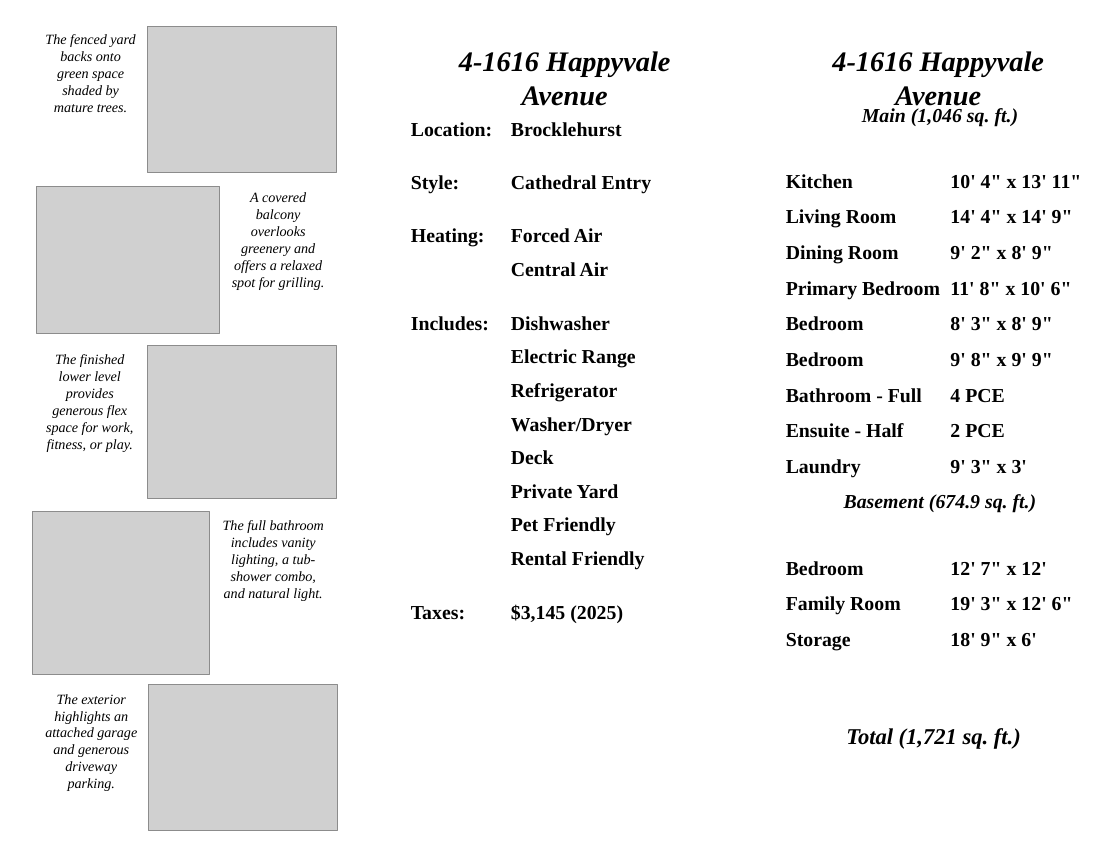
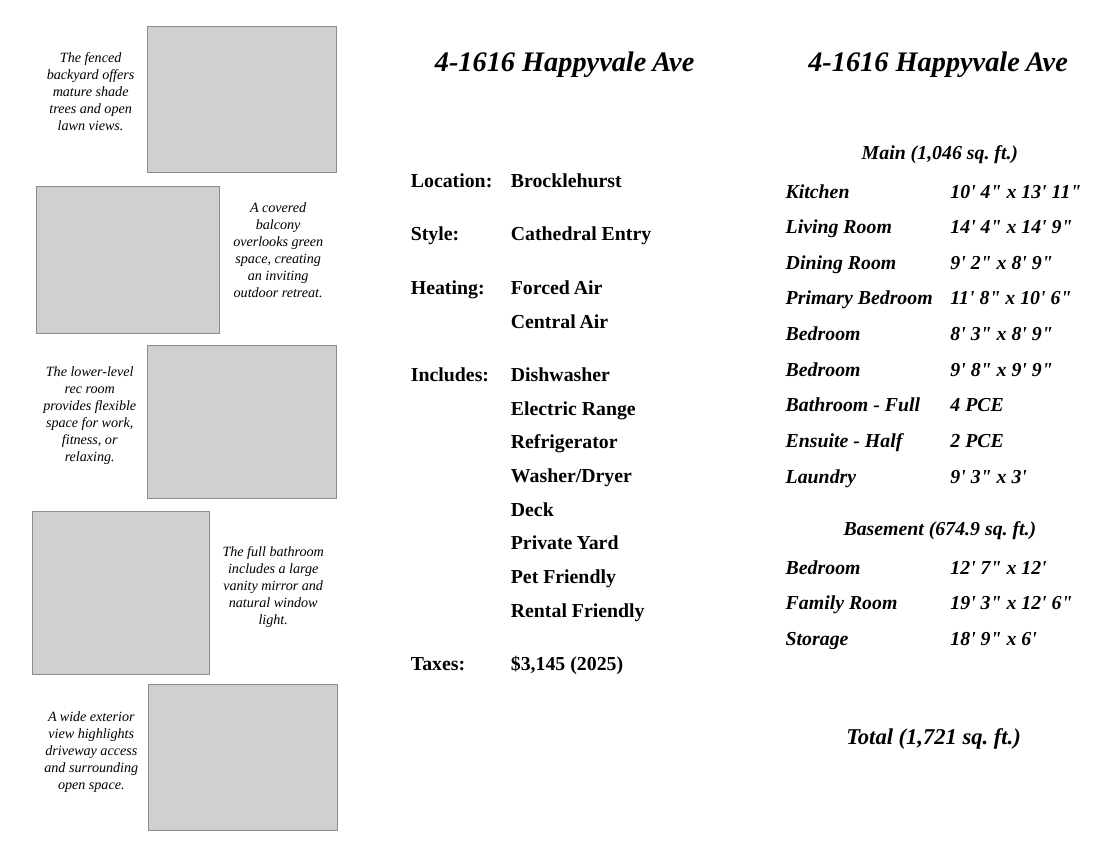
Before and after one commit to Shup04/Brochure-Agent, a slide deck: slide 2 of test_output.pptx. Drawn at 1120x865 pixels with LibreOffice and Linux fonts; fonts in the diff are those of the drawing; grey boxes stand for pictures; background and template pictures are left out. Boxes give left, top, right and bottom in pixels: in the first picture for what was removed or moved away, otherwise in the second. Text is boxed around its words. In the diff, an @@ line names an element or a change of style, - is before the commit and + after.

```diff
--- a/test_output.pptx
+++ b/test_output.pptx
@@ text at (x1=47, y1=52, x2=134, y2=130): text changed @@
-The fenced yard backs onto green space shaded by mature trees.
+The fenced backyard offers mature shade trees and open lawn views.
@@ text at (x1=435, y1=51, x2=694, y2=76): text changed @@
-4-1616 Happyvale Avenue
+4-1616 Happyvale Ave
@@ text at (x1=808, y1=51, x2=1068, y2=76): text changed @@
-4-1616 Happyvale Avenue
+4-1616 Happyvale Ave
@@ text "Location: Brocklehurst" moved from (x1=411, y1=122, x2=652, y2=623) to (x1=411, y1=173, x2=652, y2=674) @@
@@ text "Main (1,046 sq. ft.)" at (x1=786, y1=145, x2=1073, y2=650): italic on in "Kitchen 10' 4" x 13' 11"", "Living Room 14' 4" x 14' 9"", "Dining Room 9' 2" x 8' 9"", "Primary Bedroom 11' 8" x 10' 6"" and 8 more places; more space between paragraphs @@
@@ text at (x1=233, y1=202, x2=324, y2=297): text changed @@
-A covered balcony overlooks greenery and offers a relaxed spot for grilling.
+A covered balcony overlooks green space, creating an inviting outdoor retreat.
@@ text at (x1=43, y1=366, x2=136, y2=464): text changed @@
-The finished lower level provides generous flex space for work, fitness, or play.
+The lower-level rec room provides flexible space for work, fitness, or relaxing.
@@ text at (x1=223, y1=546, x2=324, y2=627): text changed @@
-The full bathroom includes vanity lighting, a tub-shower combo, and natural light.
+The full bathroom includes a large vanity mirror and natural window light.
@@ vertical alignment top to middle in 5 elements at (x1=43, y1=366, x2=136, y2=464), (x1=223, y1=546, x2=324, y2=627), (x1=47, y1=52, x2=134, y2=130), (x1=233, y1=202, x2=324, y2=297), (x1=44, y1=711, x2=138, y2=792) @@
@@ text at (x1=44, y1=711, x2=138, y2=792): text changed @@
-The exterior highlights an attached garage and generous driveway parking.
+A wide exterior view highlights driveway access and surrounding open space.
```
Also in this commit, not shown: 1 other slide changed, 6 other files.
